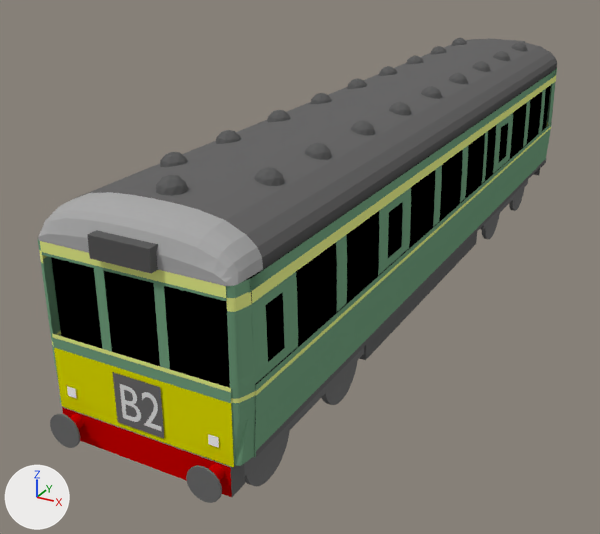
Two versions of the Blender file trains/Railcars/br-104-g-a.blend, one commit apart.
The view is the same before and after, from a 50 mm camera at (4.03, -8.56, 4.88) aimed at (-0.75, 0.13, 0.54). Lighting does not change. The marker at lower left points along +X, +Y and +Z.

The scene before the commit, as lines of its bpy script (objects in view):
```python
me_plane_081 = bpy.data.meshes.new('Plane.081')
me_plane_081.from_pydata(...)  # 8 vertices, 3 faces; spans x 1.006..1.026, y 1.543..2.243, z 5.353..6.353
me_plane_081.materials.append(mat_maincolour2)  # green #72a07e
me_plane_132 = bpy.data.meshes.new('Plane.132')
me_plane_132.from_pydata(...)  # 4 vertices, 1 face; spans x -0.256..0.244, y 0.893..1.393, z 4.027
me_plane_132.materials.append(mat_endcoachcolour)  # dark grey #6b6a6a
me_plane_maincolour_002 = bpy.data.meshes.new('Plane.MainColour.002')
me_plane_maincolour_002.from_pydata(...)  # 4 vertices, 1 face; spans x -0.92..0.93, y 0.84..1.44, z -4.02
me_plane_maincolour_002.polygons.foreach_set('use_smooth', [True] * 1)
me_plane_maincolour_002.materials.append(mat_endcoachwarning_001)  # yellow #e1de00
txt_text = bpy.data.curves.new('Text', 'FONT')
txt_text.body = 'B2'
ob_plane_076 = bpy.data.objects.new('Plane.076', me_plane_081)
ob_plane_076.location = (0.0, 0.0, -0.11)
ob_plane_076.rotation_euler = (1.571, 0.0, -18.85)  # degrees (90, 0, 360)
ob_plane_076.scale = (1.0, 1.0, 0.23)
ob_plane_100 = bpy.data.objects.new('Plane.100', me_plane_maincolour_002)
ob_plane_100.location = (0.0, 0.0, -0.11)
ob_plane_100.rotation_euler = (1.571, 0.0, -18.85)  # degrees (90, 0, 360)
ob_plane_100.scale = (1.0, 1.0, -1.0)
ob_plane_128 = bpy.data.objects.new('Plane.128', me_plane_132)
ob_plane_128.location = (0.0, 0.0, -0.11)
ob_plane_128.rotation_euler = (1.571, 0.0, 0.0)  # degrees (90, 0, 0)
ob_text = bpy.data.objects.new('Text', txt_text)
ob_text.location = (-0.22, -4.03, 0.85)
ob_text.rotation_euler = (1.571, 0.0, 0.0)  # degrees (90, 0, 0)
ob_text.scale = (0.432, 0.497, 0.432)
# also in view: 'Cube' at (0.02, 0.99, 0.49); 'Plane.009' at (1.02, -2.3, 1.78); 'Plane.182' at (0.01, -4.02, 1.38); 'Plane.132' at (0.01, 5.9, 1.53); 'Plane.131' at (-0.01, -3.18, 1.58)
```
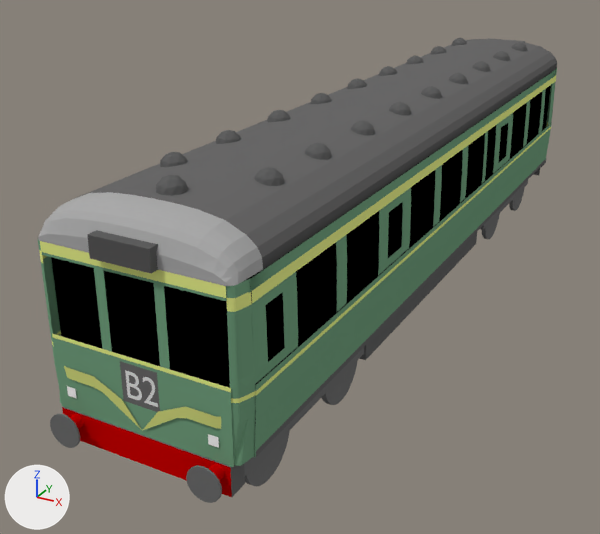
Edits to the scene script, one JSON object a line:
```json
{"op": "add", "block": "mat_maincolour2_001", "code": ["mat_maincolour2_001 = diffuse_material('MainColour2.001')", "mat_maincolour2_001.base_color = (0.642, 0.696, 0.207)  # yellow #d2d97e"]}
{"block": "me_plane_maincolour_002", "where": "me_plane_maincolour_002.from_pydata(...)  # 4 vertices, 1 face; spans x -0.92..0.93, y 0.84..1.44, z -4.02"}
{"op": "remove", "block": "me_plane_maincolour_002", "code": "me_plane_maincolour_002.materials.append(mat_endcoachwarning_001)  # yellow #e1de00"}
{"op": "add", "block": "me_plane_maincolour_002", "code": "me_plane_maincolour_002.materials.append(mat_maincolour1)  # green #72a07e"}
{"op": "add", "block": "me_plane_066", "code": ["me_plane_066 = bpy.data.meshes.new('Plane.066')", "me_plane_066.from_pydata([(6.98, 1.1, 0.2), (6.98, 1.1, 0.4), (6.95, 0.8, 0.0), (6.98, 1.1, -0.4), (6.98, 1.1, -0.2), (6.98, 1.13, -0.5), (7.0, 1.27, -0.5), (6.99, 1.27, -0.82), (6.98, 1.13, -0.79), (6.94, 1.26, -0.99), (6.93, 1.13, -0.99), (6.88, 1.13, 1.0), (6.89, 1.27, 1.01), (6.98, 1.13, 0.8), (7.0, 1.27, 0.81), (7.0, 1.27, 0.5), (6.98, 1.13, 0.5)], [], [(1, 0, 15, 16), (0, 1, 2), (4, 2, 3), (6, 4, 3, 5), (8, 7, 6, 5), (7, 8, 10, 9), (14, 12, 11, 13), (13, 16, 15, 14)])", "for i in [*range(4, 8)]: me_plane_066.polygons[i].use_smooth = True", "me_plane_066.materials.append(mat_maincolour2_001)  # yellow #d2d97e"]}
{"op": "set", "path": "ob_text.location", "old": "(-0.22, -4.03, 0.85)", "new": "(-0.14, -4.02, 1.07)"}
{"op": "set", "path": "ob_text.scale", "old": "(0.432, 0.497, 0.432)", "new": "(0.333, 0.383, 0.333)"}
{"op": "set", "path": "ob_plane_128.location", "old": "(0.0, 0.0, -0.11)", "new": "(0.03, -0.92, 0.33)"}
{"op": "set", "path": "ob_plane_128.scale", "old": "(1.0, 1.0, 1.0)", "new": "(0.77, 0.77, 0.77)"}
{"op": "add", "block": "ob_plane_032", "code": ["ob_plane_032 = bpy.data.objects.new('Plane_032', me_plane_066)", "ob_plane_032.location = (0.01, 2.8, -0.62)", "ob_plane_032.rotation_euler = (-1.571, 0.107, 1.571)  # degrees (-90, 6.1, 90)", "ob_plane_032.scale = (-0.998, -0.841, -0.962)"]}
```

Changed parts and their boxes (x1, y1, x2, y2) in the pictures (600 x 534 px):
```json
{"object": "Plane.100", "change": "recoloured", "before": [54, 348, 234, 467], "after": [54, 348, 234, 467], "on screen": "yellow to green"}
{"object": "Plane.128", "change": "moved, rescaled", "before": [112, 372, 164, 439], "after": [120, 361, 160, 412], "on screen": "23% narrower, 24% shorter"}
{"object": "Plane_032", "change": "added", "after": [64, 366, 221, 431], "on screen": "yellow"}
{"object": "Text", "change": "moved, rescaled", "before": [120, 384, 162, 431], "after": [125, 370, 158, 407], "on screen": "21% narrower, 21% shorter"}
```
